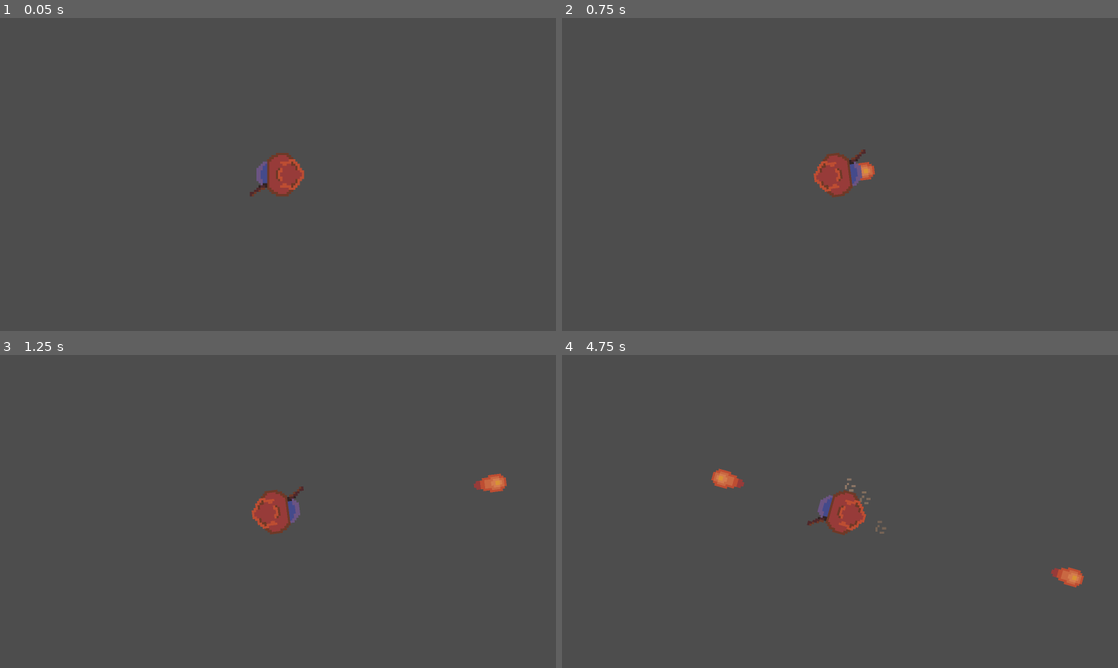
Above: before the commit, frames 1-4 (two rows, left to right).
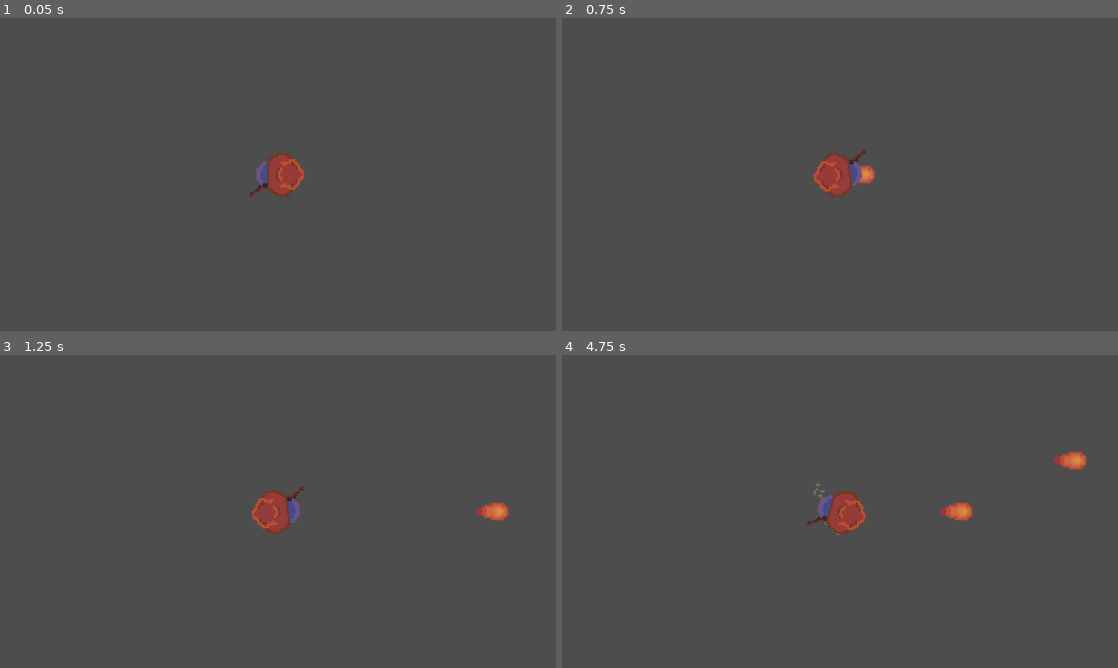
Above: after the commit, the same moments.

Repository: KatLuvsYa3/SELUGameJam26_Godot_Bros
Game: Godot game, scene res://sub_scenes/Player.tscn
Same seed, same stepped clock (60 frames per second), same inputs: the game is played once before the commit and once after it. This scene is started directly instead of the project's main scene.
Inputs (mouse positions are in pixels of both pictures, inside the frame that each line leads up to):
- Up to frame 1 (0.05 s): no input
- Up to frame 2 (0.75 s): move the mouse to (962, 158) at 0.52 s; hold Right (ui_right) from 0.53 s (still down); hold Space from 0.53 s (still down); click (962, 158) at 0.67 s
- Up to frame 3 (1.25 s): keep holding Right (ui_right); keep holding Space
- Up to frame 4 (4.75 s): move the mouse to (728, 527) at 1.27 s; release Right (ui_right) at 1.28 s; release Space at 1.28 s; hold S 1.28-2.03 s; tap K at 1.35, 2.85, 4.35 s; click (728, 527) at 1.42 s; tap Space at 1.52, 1.55, 1.82, 3.02, 3.05, 3.32, 4.52, 4.55 s; move the mouse to (895, 442) at 2.02 s; hold Right (ui_right) 2.03-2.78 s; hold Space 2.03-2.78 s; click (895, 442) at 2.17 s; move the mouse to (812, 574) at 2.77 s; hold W 2.78-3.53 s; click (812, 574) at 2.92 s; move the mouse to (1006, 558) at 3.52 s; hold Space 3.53-4.28 s; hold Left (ui_left) from 3.53 s (still down); click (1006, 558) at 3.67 s; move the mouse to (673, 464) at 4.27 s; click (673, 464) at 4.42 s

Frame 1 is identical in both runs. In frame 2, 0.1% of the frame differs, in the area x 53-57%, y 46-53%; in frame 3, 0.5%; in frame 4, 1.2%, in the area x 26-95%, y 30-75%.
Error before the commit: Invalid call. Nonexistent function 'update_misty' in base 'Nil'. (res://scripts/player.gd:73)
Error after the commit: Invalid call. Nonexistent function 'update_misty' in base 'Nil'. (res://scripts/player_charbody.gd:68)

Commit message:
fdsgdfgsf

Diff:
--- a/scripts/player.gd
+++ b/scripts/player.gd
@@ -2,6 +2,7 @@
 
 var last_rotation = 0
 @onready var player: Sprite2D = $Area2D/Player
+@onready var character_body: Sprite2D = $Area2D/Player
 @onready var dash = $Area2D/Player/MistyStepP
 @onready var collision = $Area2D/CollisionShape2D
 
--- /dev/null
+++ b/scripts/player_charbody.gd
@@ -0,0 +1,143 @@
+extends CharacterBody2D
+
+var last_rotation = 0
+@onready var player: Sprite2D = $Area2D/Player
+@onready var character_body: Sprite2D = $Area2D/Player
+@onready var dash = $Area2D/Player/MistyStepP
+@onready var collision = $Area2D/CollisionShape2D
+
+# movement
+var speed = 1.5
+var dash_cooldown = 2.0
+var dash_timer = 0
+var dash_distance = 80
+
+# cantrip
+var cantrip_cooldown = 0.2
+var cantrip_timer = 0.0
+var cantrip_speed = 3
+var cantrip_damage = 1
+
+# spell scenes
+# var iceknife_scene = preload("res://sub_scenes/spells/IceKnife.tscn")
+var burninghands_scene = preload("res://sub_scenes/spells/BurningHands.tscn")
+
+# spell
+var spell_cooldown = 4.0
+var spell_timer = 0.0
+var selected_spell_scene = burninghands_scene
+var selected_spell = "BurningHands"
+
+# stats
+var max_hp = 6
+var hp = 6
+
+# Called when the node enters the scene tree for the first time.
+func _ready() -> void:
+	pass # Replace with function body.
+
+
+# Called every frame. 'delta' is the elapsed time since the previous frame.
+func _physics_process(delta: float) -> void:
+	spell_timer += delta
+	cantrip_timer += delta
+	# walk
+	var input_dir = Vector2.ZERO
+	if Input.is_key_pressed(KEY_W):
+		input_dir += Vector2.UP
+	if Input.is_key_pressed(KEY_A):
+		input_dir += Vector2.LEFT
+	if Input.is_key_pressed(KEY_S):
+		input_dir += Vector2.DOWN
+	if Input.is_key_pressed(KEY_D):
+		input_dir += Vector2.RIGHT
+	velocity += input_dir.normalized()*((1-delta)*speed)
+	look_at(get_global_mouse_position())
+
+	# misty step
+	dash_timer += delta
+	if dash_timer >= dash_cooldown and Input.is_key_pressed(KEY_SPACE):
+		dash_timer = 0
+		# move
+		if dash_distance > get_global_mouse_position().distance_to(global_position):
+			global_position = get_global_mouse_position()
+		else:
+			velocity += (get_global_mouse_position()-global_position).normalized()*dash_distance
+		dash.emitting = true
+
+	BaseScript.combat_ui.update_misty(min(dash_timer/dash_cooldown, 1.0))
+	BaseScript.combat_ui.position = player.position
+	# display hp
+	BaseScript.combat_ui.update_hp(hp)
+	# display spell
+	BaseScript.combat_ui.update_spell(selected_spell)
+	BaseScript.combat_ui.update_spell_cooldown(min(spell_timer/spell_cooldown, 1.0))
+
+	#check_tile_effects()
+
+	move_and_slide()
+	velocity*=0.99*(1-delta)
+
+#func check_tile_effects():
+	## Convert player position to tile map coordinates
+	#var cell_pos = tilemap_layer.local_to_map(global_position)
+	#
+	## Fetch the data container for the tile at this position
+	#var tile_data = tilemap_layer.get_cell_tile_data(cell_pos)
+	#
+	##if tile_data:
+
+var firebolt_scene = preload("res://sub_scenes/spells/Firebolt.tscn")
+
+func cast_cantrip():
+	var new_firebolt = firebolt_scene.instantiate()
+	new_firebolt.rotation = last_rotation
+	new_firebolt.position = player.global_position
+	new_firebolt.speed = cantrip_speed
+	get_parent().add_child(new_firebolt)
+
+func cast_spell():
+	var power = await BaseScript.combat_ui.roll()
+	var spell = selected_spell_scene.instantiate()
+	spell.visible = false
+	spell.set_power(power)
+	spell.player = get_child(0).get_child(0)
+	get_parent().add_child(spell)
+	spell.start = true
+
+func _input(event):
+	if event is InputEventMouseButton:
+		if spell_timer > spell_cooldown and event.button_index == MOUSE_BUTTON_RIGHT and event.pressed:
+			cast_spell()
+			spell_timer = 0.0
+		elif cantrip_timer > cantrip_cooldown and event.button_index == MOUSE_BUTTON_LEFT and event.pressed:
+			cast_cantrip()
+			cantrip_timer = 0.0
+
+
+
+func _on_area_2d_area_entered(area: Area2D) -> void:
+	if area.has_node("Player"):
+		hp -= 1
+
+
+#func _physics_process(delta: float) -> void:
+	## Get the input direction and handle the movement/deceleration.
+	## As good practice, you should replace UI actions with custom gameplay actions.
+	#var direction := Input.get_axis("ui_left", "ui_right")
+	#var input_dir = Vector2.ZERO
+	#if Input.is_key_pressed(KEY_W):
+		#input_dir += Vector2.UP
+	#if Input.is_key_pressed(KEY_A):
+		#input_dir += Vector2.LEFT
+	#if Input.is_key_pressed(KEY_S):
+		#input_dir += Vector2.DOWN
+	#if Input.is_key_pressed(KEY_D):
+		#input_dir += Vector2.RIGHT
+	#velocity += input_dir.normalized()*((1-delta)*speed)
+	#if direction:
+		#velocity.x = direction * SPEED
+	#else:
+		#velocity.x = move_toward(velocity.x, 0, SPEED)
+#
+	#move_and_slide()
--- a/scripts/resource/base_script.gd
+++ b/scripts/resource/base_script.gd
@@ -47,7 +47,7 @@
 	pos.y = y
 	player.position = pos
 	parent.add_child(player)
-	return player.get_node("Area2D/Player")
+	return player.get_node("Player")
 
 
 
--- a/sub_scenes/Player.tscn
+++ b/sub_scenes/Player.tscn
@@ -1,8 +1,10 @@
 [gd_scene format=3 uid="uid://dmwjdiaq6t00w"]
 
-[ext_resource type="Script" uid="uid://diysk327jqj2u" path="res://scripts/player.gd" id="1_vo3rv"]
 [ext_resource type="Texture2D" uid="uid://dcl0usxcy8fgi" path="res://sprites/player.png" id="2_72usq"]
+[ext_resource type="Script" uid="uid://vro3qwsxbn7k" path="res://scripts/player_charbody.gd" id="2_w17ly"]
 [ext_resource type="Texture2D" uid="uid://btupi2cmt4fqg" path="res://sprites/mistystepsparkle.png" id="3_72usq"]
+
+[sub_resource type="CircleShape2D" id="CircleShape2D_72usq"]
 
 [sub_resource type="Gradient" id="Gradient_w17ly"]
 offsets = PackedFloat32Array(0.10098522, 0.7906404)
@@ -11,22 +13,26 @@
 [sub_resource type="Gradient" id="Gradient_72usq"]
 offsets = PackedFloat32Array(0, 0.0024630541)
 
-[sub_resource type="CircleShape2D" id="CircleShape2D_72usq"]
+[node name="Player" type="Node2D" unique_id=962936146]
 
-[node name="Player" type="Node2D" unique_id=962936146]
-script = ExtResource("1_vo3rv")
+[node name="Player" type="CharacterBody2D" parent="." unique_id=590949251]
+script = ExtResource("2_w17ly")
 
-[node name="Area2D" type="Area2D" parent="." unique_id=243024605]
+[node name="CollisionShape2D2" type="CollisionShape2D" parent="Player" unique_id=1643108989]
+position = Vector2(-7, 0)
+shape = SubResource("CircleShape2D_72usq")
 
-[node name="Player" type="Sprite2D" parent="Area2D" unique_id=1263607671]
+[node name="Area2D" type="Area2D" parent="Player" unique_id=243024605]
+
+[node name="Player" type="Sprite2D" parent="Player/Area2D" unique_id=1263607671]
 z_index = 4
 position = Vector2(-6, 0)
 scale = Vector2(-1, 1)
 texture = ExtResource("2_72usq")
 
-[node name="Camera2D" type="Camera2D" parent="Area2D/Player" unique_id=756907425]
+[node name="Camera2D" type="Camera2D" parent="Player/Area2D/Player" unique_id=756907425]
 
-[node name="MistyStepP" type="CPUParticles2D" parent="Area2D/Player" unique_id=1821018125]
+[node name="MistyStepP" type="CPUParticles2D" parent="Player/Area2D/Player" unique_id=1821018125]
 z_index = -1
 position = Vector2(-6, 0)
 rotation = -3.1415925
@@ -48,8 +54,8 @@
 color_ramp = SubResource("Gradient_w17ly")
 color_initial_ramp = SubResource("Gradient_72usq")
 
-[node name="CollisionShape2D" type="CollisionShape2D" parent="Area2D" unique_id=912589245]
+[node name="CollisionShape2D" type="CollisionShape2D" parent="Player/Area2D" unique_id=912589245]
 position = Vector2(-7, 0)
 shape = SubResource("CircleShape2D_72usq")
 
-[connection signal="area_entered" from="Area2D" to="." method="_on_area_2d_area_entered"]
+[connection signal="area_entered" from="Player/Area2D" to="." method="_on_area_2d_area_entered"]
Not shown, added: scripts/player_charbody.gd.uid
